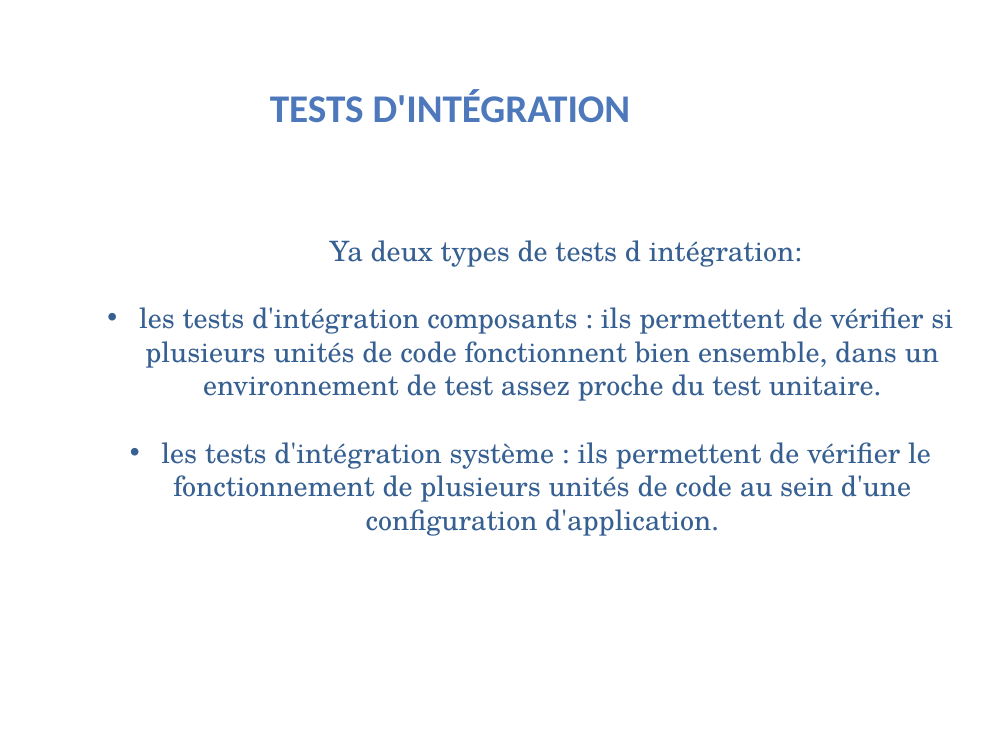
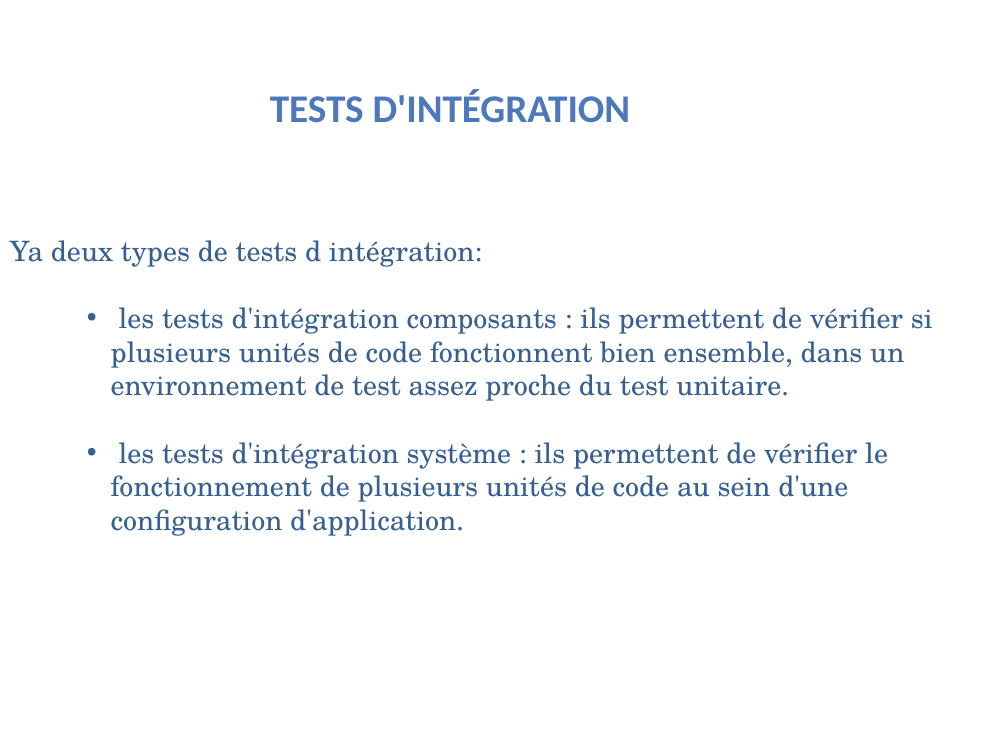
Before and after one commit to KalouiSanaa/projet5-openclassroom, a slide deck: slide 4 of p5_kaloui-sanaa-presentation.pptx. Drawn at 1008x756 pixels with LibreOffice and Linux fonts; fonts in the diff are those of the drawing; background and template pictures are left out. Boxes give left, top, right and bottom in pixels: in the first picture for what was removed or moved away, otherwise in the second. Text is boxed around its words. In the diff, an @@ line names an element or a change of style, - is before the commit and + after.

```diff
--- a/p5_kaloui-sanaa-presentation.pptx
+++ b/p5_kaloui-sanaa-presentation.pptx
@@ text "Ya deux types de tests ..." at (10, 240, 933, 536): alignment centre to left @@
```
Also in this commit, not shown: 3 other slides changed, 1 slide removed, 3 other files.
